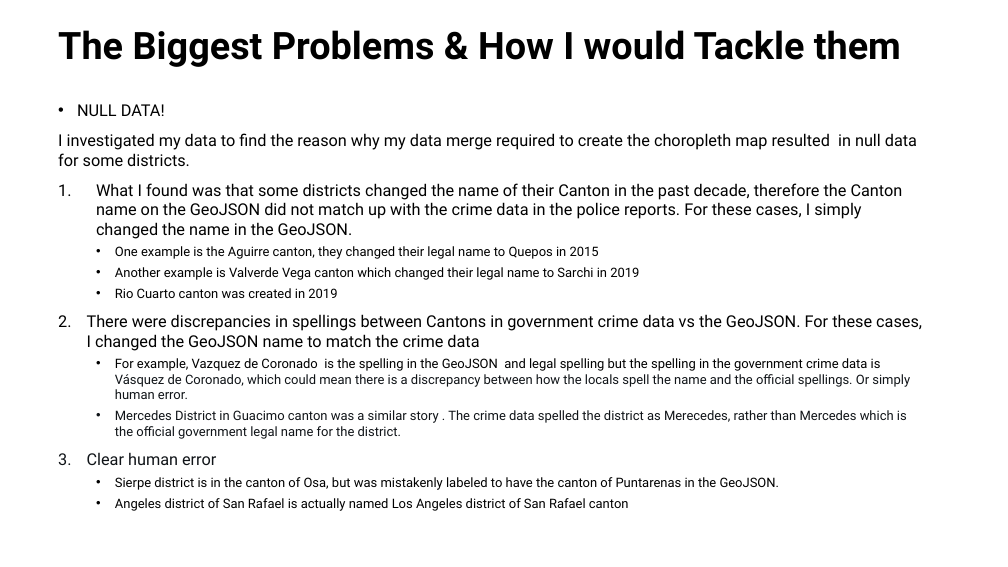
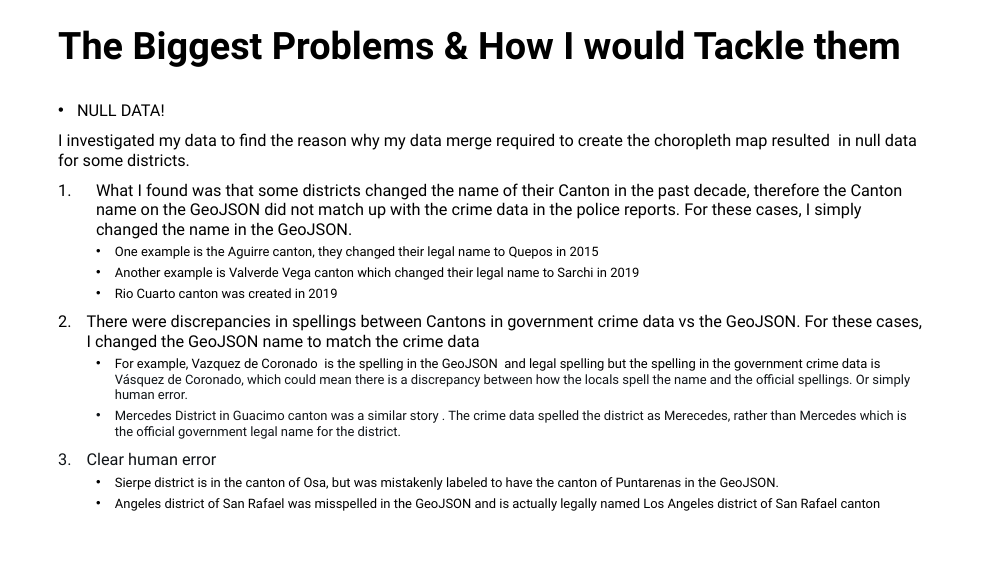
Before and after one commit to jennymorganryan/Crime-in-Costa-Rica, a slide deck: slide 5 of Costa RIca Crime Data Visualization Web Application.pptx. Drawn at 1008x567 pixels with LibreOffice and Linux fonts; fonts in the diff are those of the drawing. Boxes give left, top, right and bottom in pixels: in the first picture for what was removed or moved away, otherwise in the second. Text is boxed around its words. In the diff, an @@ line names an element or a change of style, - is before the commit and + after.

```diff
--- a/Costa RIca Crime Data Visualization Web Application.pptx
+++ b/Costa RIca Crime Data Visualization Web Application.pptx
@@ text at (115, 498, 881, 511): text changed @@
-    • Angeles district of San Rafael is actually named Los Angeles district of San Rafael canton
+    • Angeles district of San Rafael was misspelled in the GeoJSON and is actually legally named Los Angeles district of San Rafael canton
```
Also in this commit, not shown: 1 other slide changed, 2 slides added.
